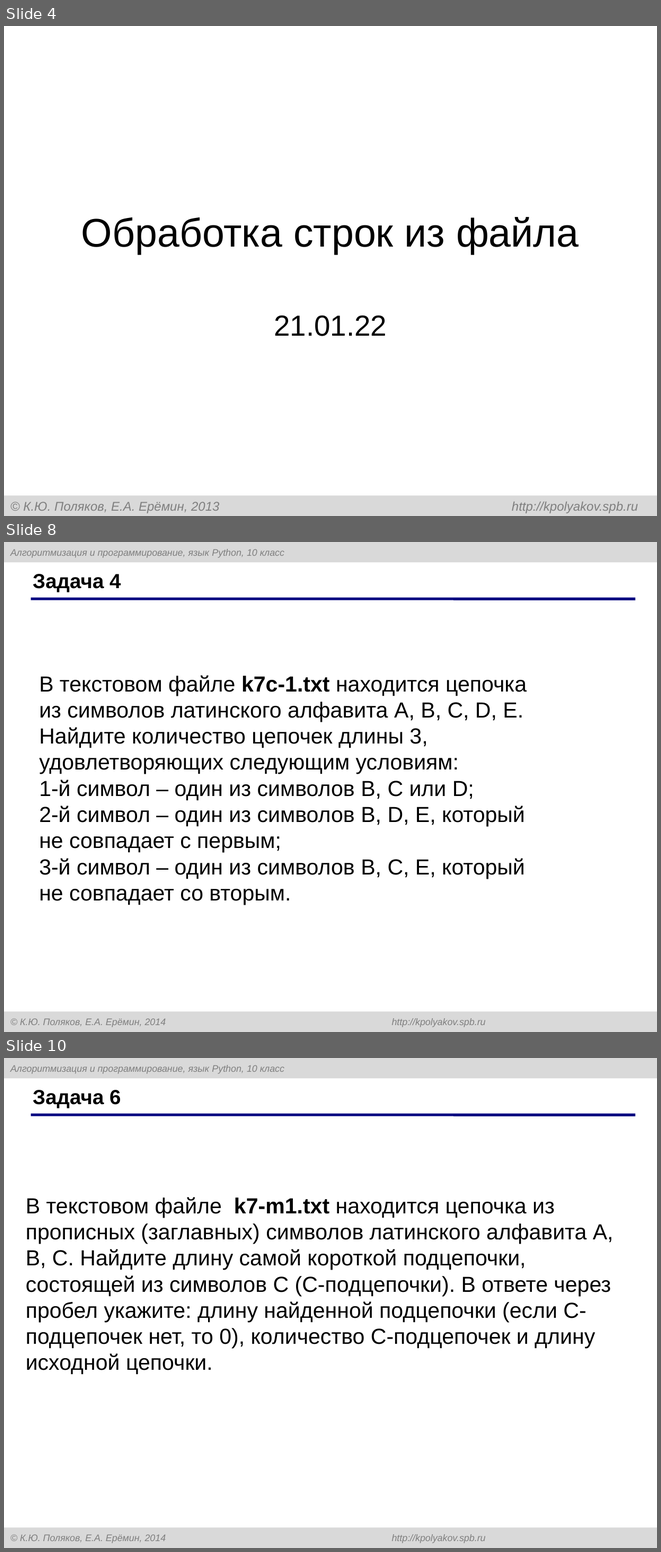
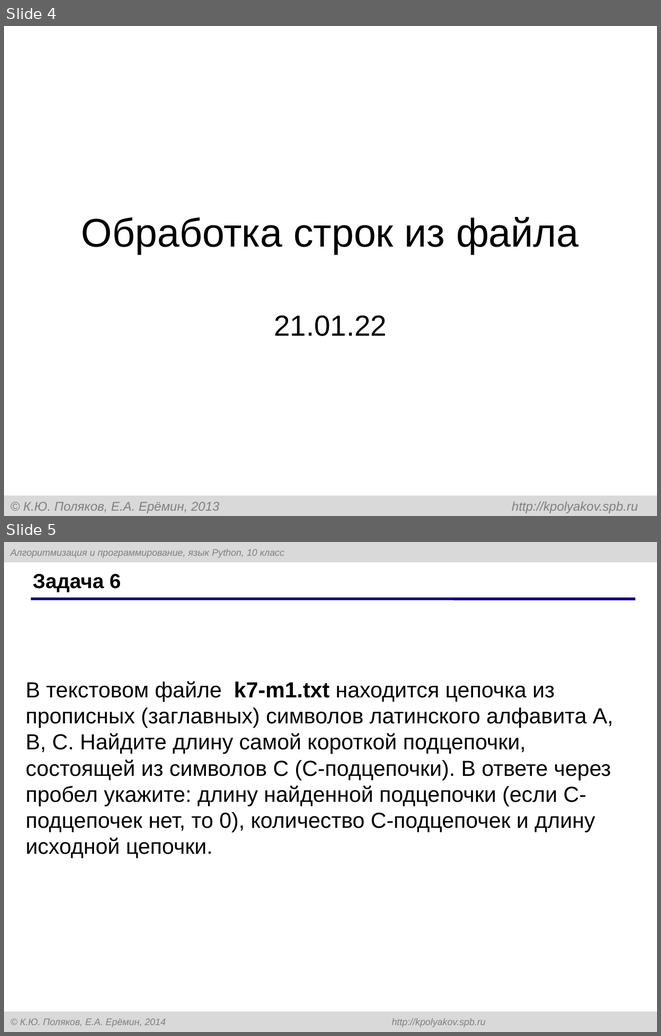
Before and after one commit to myrzh/ict-homework, a slide deck: grade10/quarter3/temp_pptx.pptx. Shown one above the other, each under a label of ours: slides 4, 8 and 10 before the commit, slides 4 and 5 after it; the slides between them are not shown. The pictures are 661x1552 and 661x1036 pixels, drawn with LibreOffice and Linux fonts; fonts in the diff are those of the drawing. Boxes give left, top, right and bottom in pixels: in the first picture for what was removed or moved away, otherwise in the second. Text is boxed around its words. In the diff, an @@ line names an element or a change of style, - is before the commit and + after.

```diff
--- a/grade10/quarter3/temp_pptx.pptx
+++ b/grade10/quarter3/temp_pptx.pptx
@@ slide 8 removed at (4, 542, 657, 1032), background #FFFFFF; not listed: 3 template elements that a slide beside it also shows @@
@@ title removed at (33, 574, 121, 592) @@
-Задача 4
@@ text removed at (39, 675, 527, 905) @@
-В текстовом файле k7c-1.txt находится цепочка из символов латинского алфавита A, B, C, D, E. Найдите количество цепочек длины 3, удовлетворяющих следующим условиям:
-1-й символ – один из символов B, C или D;
-2-й символ – один из символов B, D, E, который не совпадает с первым;
-3-й символ – один из символов B, C, E, который не совпадает со вторым.
@@ what was slide 10 is now slide 5 @@
```
Also in this commit, not shown: 4 other slides removed, 5 other files.
